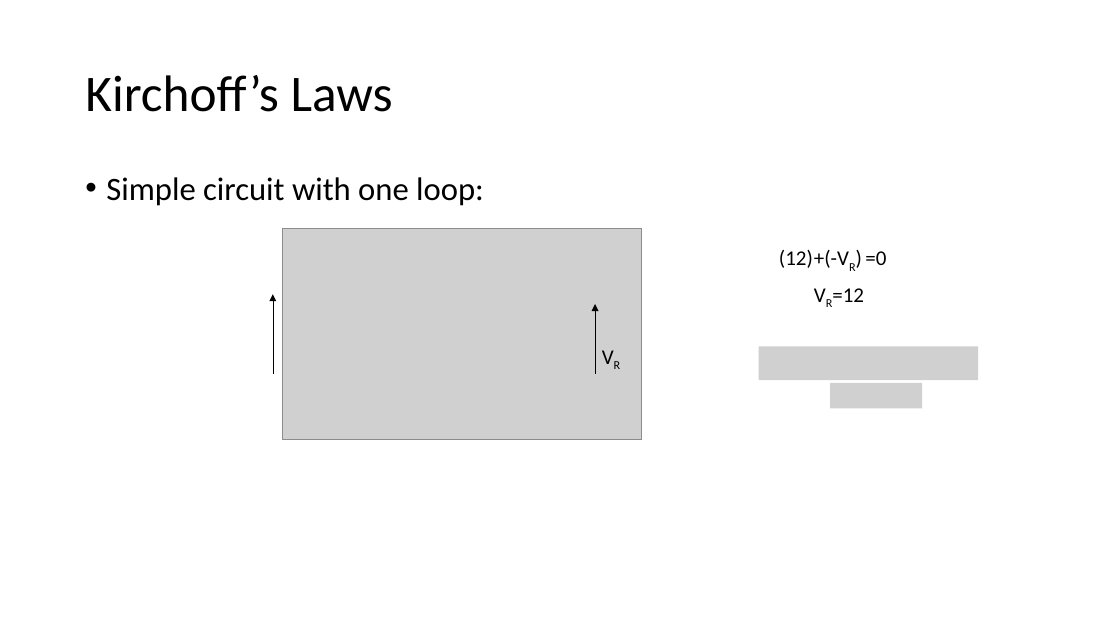
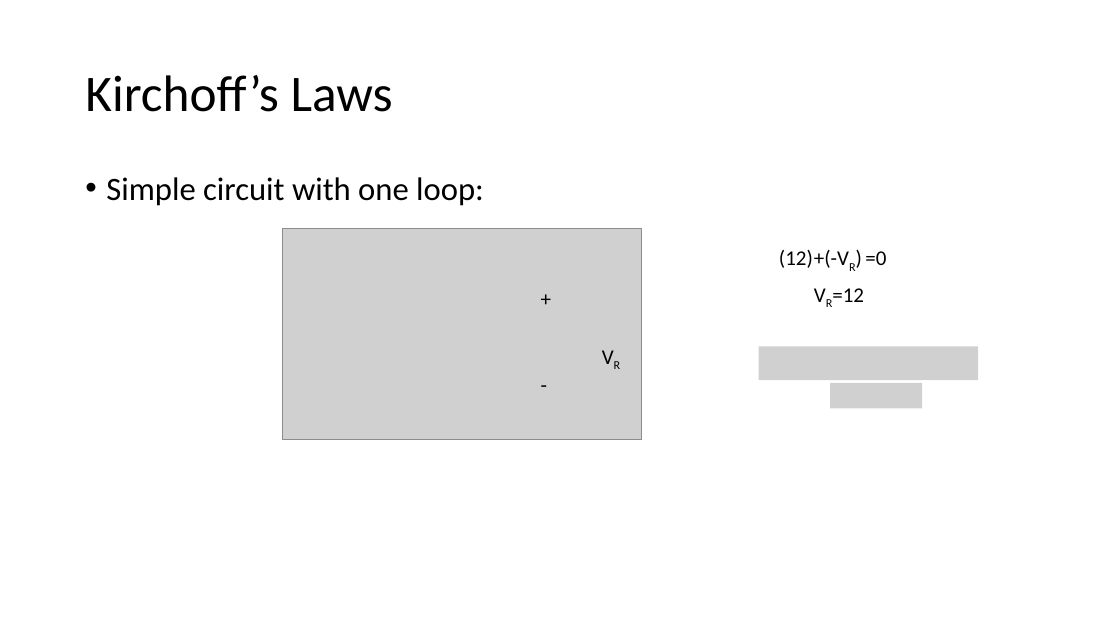
Before and after one commit to carlosgj/FRC-Training, a slide deck: slide 19 of Electronics 101.pptx. Drawn at 1120x630 pixels with LibreOffice and Linux fonts; fonts in the diff are those of the drawing; grey boxes stand for pictures. Boxes give left, top, right and bottom in pixels: in the first picture for what was removed or moved away, otherwise in the second. Text is boxed around its words. In the diff, an @@ line names an element or a change of style, - is before the commit and + after.

Commit message:
Minor tweaks

```diff
--- a/Electronics 101.pptx
+++ b/Electronics 101.pptx
@@ arrow removed from (273, 374) to (273, 294) @@
@@ text added at box(533, 281, 560, 315), 18 pt, text #000000 @@
++
@@ arrow removed from (595, 374) to (595, 304) @@
@@ text added at box(533, 368, 556, 402), 18 pt, text #000000 @@
+-
```
